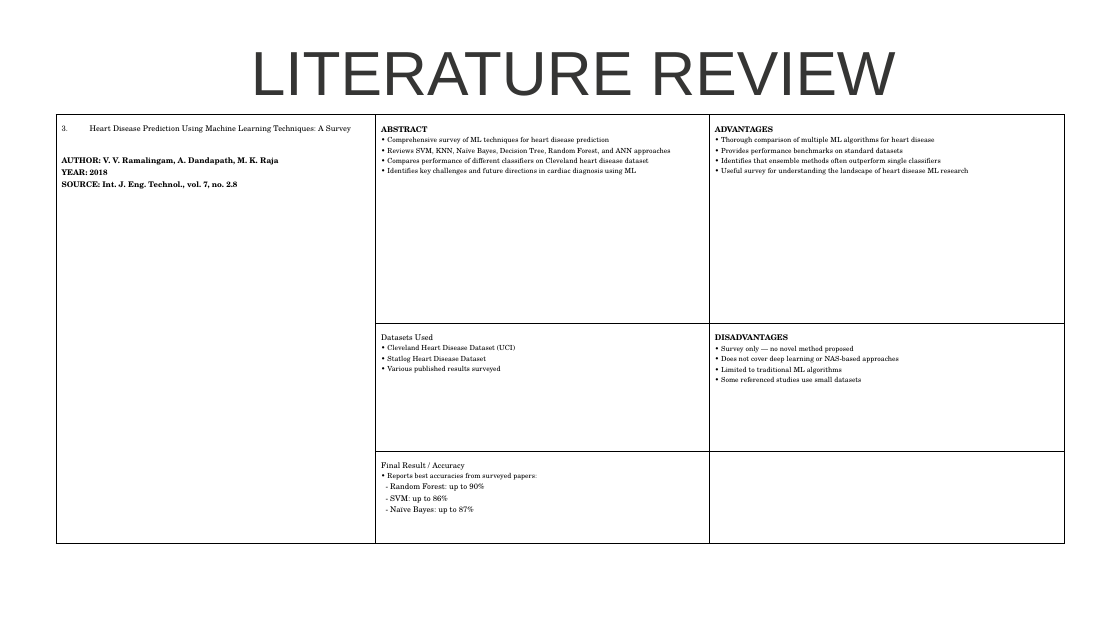
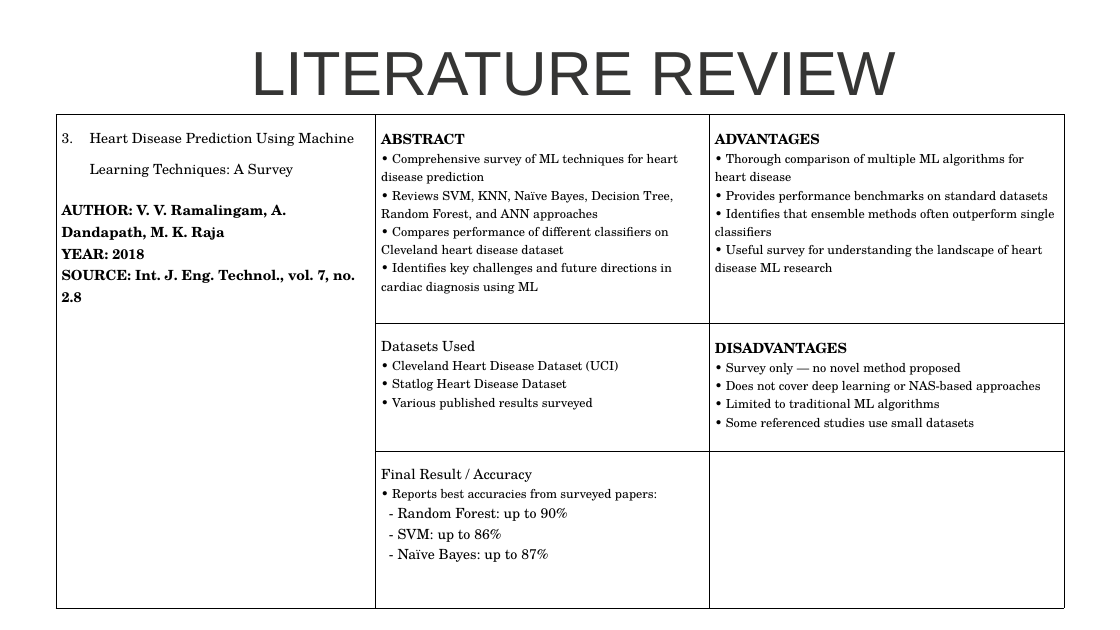
Before and after one commit to sanjai002/NAS-medical-model-generator, a slide deck: slide 7 of docs/AutoNAS-final.pptx. Drawn at 1120x630 pixels with LibreOffice and Linux fonts; fonts in the diff are those of the drawing. Boxes give left, top, right and bottom in pixels: in the first picture for what was removed or moved away, otherwise in the second. Text is boxed around its words. In the diff, an @@ line names an element or a change of style, - is before the commit and + after.

```diff
--- a/docs/AutoNAS-final.pptx
+++ b/docs/AutoNAS-final.pptx
@@ table at box(56, 114, 1064, 566) @@
@@ size 10 to 18 pt in "Heart Disease Prediction Using Machine Learning Techniques: ...", "AUTHOR: V. V. Ramalingam, A. Dandapath, M. ...", "YEAR: 2018", "SOURCE: Int. J. Eng. Technol., vol. 7, ..." and 8 more places @@
@@ size 9 to 16 pt in "• Comprehensive survey of ML techniques for ...", "• Reviews SVM, KNN, Naïve Bayes, Decision ...", "• Compares performance of different classifiers on ...", "• Identifies key challenges and future directions ..." and 12 more places @@
```
Also in this commit, not shown: 3 other slides changed, 12 other files.
